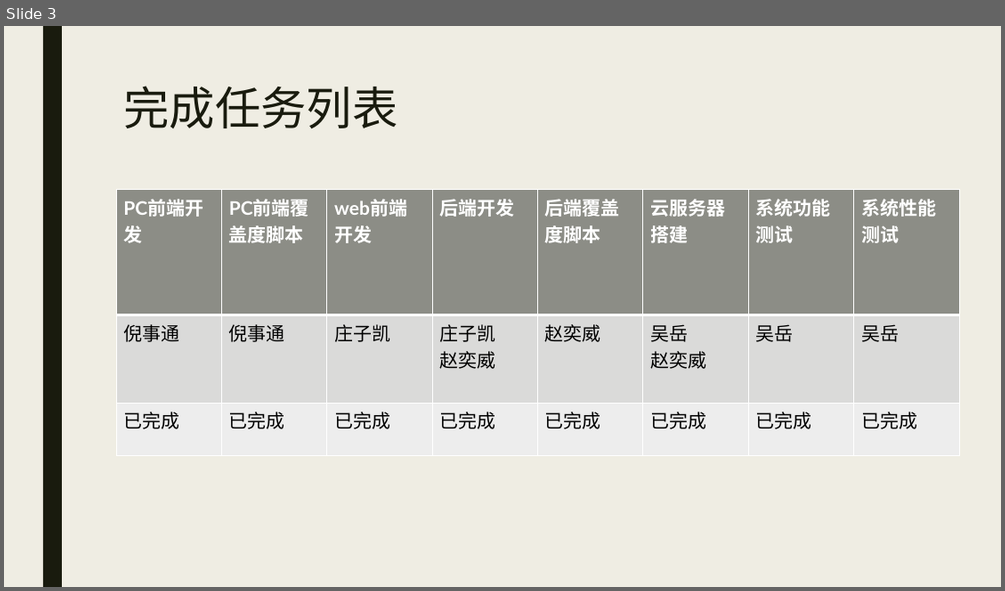
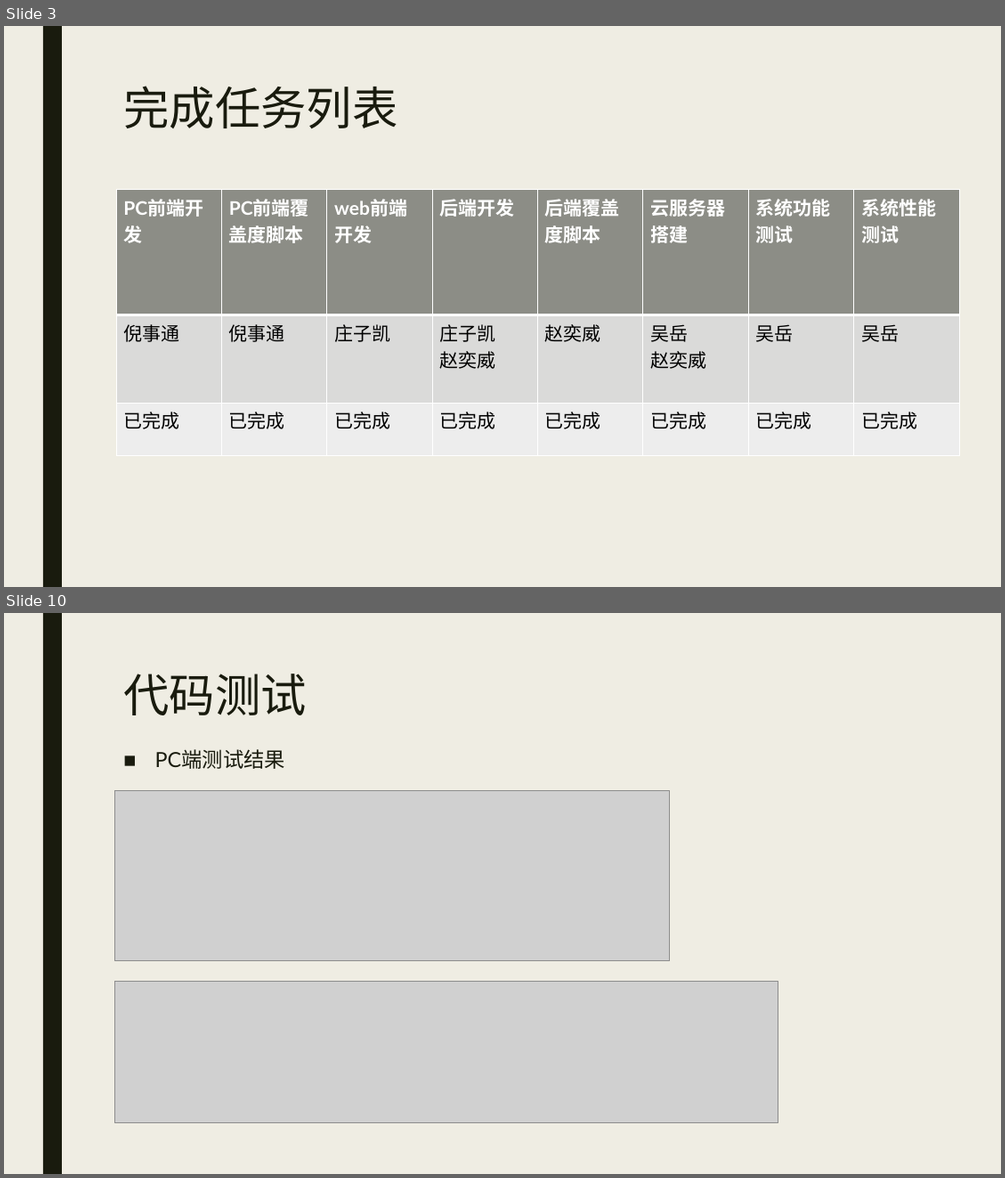
Before and after one commit to DestinyCoderWY/Timeline, a slide deck: 7.展示PPT/Timeline展示PPT.pptx. Shown one above the other, each under a label of ours: slide 3 before the commit, slides 3 and 10 after it; the slides between them are not shown. The pictures are 1005x591 and 1005x1178 pixels, drawn with LibreOffice and Linux fonts; fonts in the diff are those of the drawing; grey boxes stand for pictures. Boxes give left, top, right and bottom in pixels: in the first picture for what was removed or moved away, otherwise in the second. Text is boxed around its words. In the diff, an @@ line names an element or a change of style, - is before the commit and + after.

```diff
--- a/7.展示PPT/Timeline展示PPT.pptx
+++ b/7.展示PPT/Timeline展示PPT.pptx
@@ slide 10 added at <box>4,613,1001,1174</box>, background #EFEDE3; not listed: 1 template element that a slide beside it also shows @@
@@ title added at <box>123,674,306,715</box>, 44 pt, text #191B0E @@
+代码测试
@@ text added at <box>155,749,285,769</box>, 20 pt, text #191B0E @@
+■ PC端测试结果
@@ picture added at <box>114,791,671,962</box> @@
@@ picture added at <box>114,981,778,1123</box> @@
```
Also in this commit, not shown: 3 slides changed, 15 other slides added, 19 slides removed, 1 other file.
